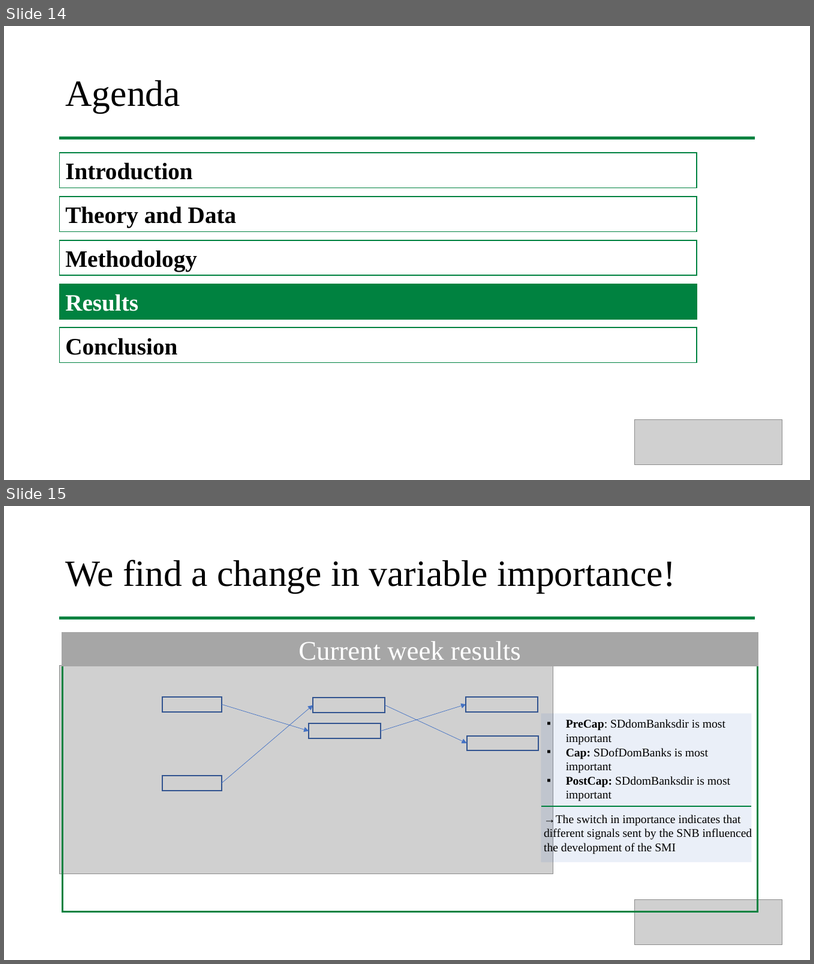
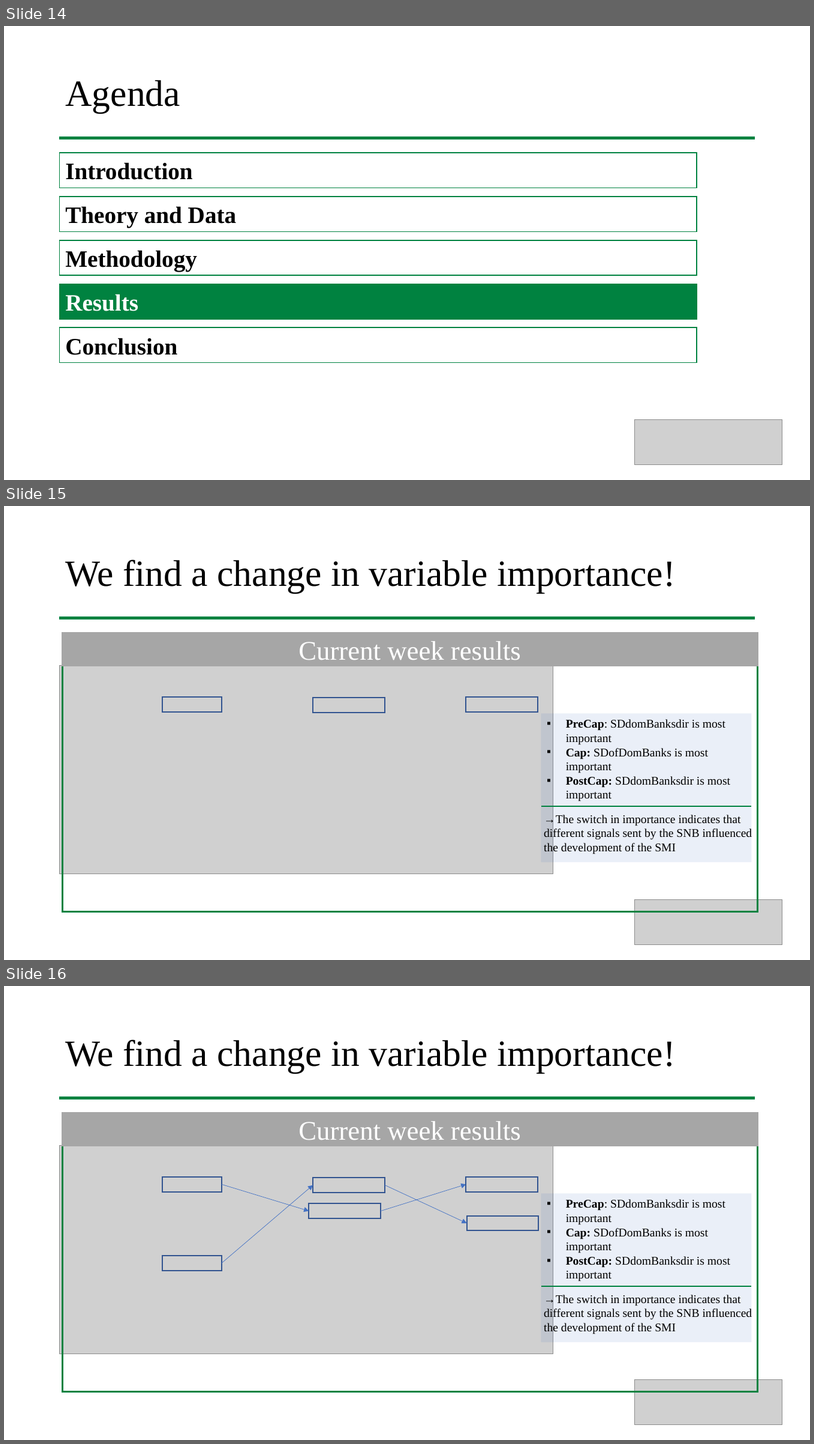
Before and after one commit to larsphilipp/ResSem19, a slide deck: Plots/Presentation_Stauffenegger_Woessner.pptx. Shown one above the other, each under a label of ours: slides 14 and 15 before the commit, slides 14, 15 and 16 after it. The pictures are 814x964 and 814x1444 pixels, drawn with LibreOffice and Linux fonts; fonts in the diff are those of the drawing; grey boxes stand for pictures. Boxes give left, top, right and bottom in pixels: in the first picture for what was removed or moved away, otherwise in the second. Text is boxed around its words. In the diff, an @@ line names an element or a change of style, - is before the commit and + after.

```diff
--- a/Plots/Presentation_Stauffenegger_Woessner.pptx
+++ b/Plots/Presentation_Stauffenegger_Woessner.pptx
@@ slide 15 added at (x1=4, y1=506, x2=810, y2=960), background #FFFFFF @@
@@ title added at (x1=65, y1=559, x2=675, y2=592), 44 pt, text #000000 @@
+We find a change in variable importance!
@@ line added from (60, 618) to (755, 618), #008240 3.5 pt @@
@@ rectangle added at (x1=63, y1=633, x2=758, y2=665), fill #A6A6A6, outline #A6A6A6 2 pt, 32 pt, text #FFFFFF @@
+Current week results
@@ picture added at (x1=60, y1=665, x2=554, y2=873) @@
@@ rectangle added at (x1=63, y1=665, x2=758, y2=912), outline #008240 2 pt @@
@@ rectangle added at (x1=162, y1=697, x2=222, y2=712), outline #325491 1.5 pt @@
@@ rectangle added at (x1=313, y1=698, x2=385, y2=713), outline #325491 1.5 pt @@
@@ rectangle added at (x1=466, y1=697, x2=538, y2=712), outline #325491 1.5 pt @@
@@ rectangle added at (x1=541, y1=714, x2=752, y2=862), fill #4472C4 at 11% opacity, 14 pt, text #000000 @@
+▪ PreCap: SDdomBanksdir is most important
+▪ Cap: SDofDomBanks is most important
+▪ PostCap: SDdomBanksdir is most important
@@ line added from (542, 806) to (752, 806), #008240 1.5 pt @@
@@ text added at (x1=544, y1=814, x2=753, y2=854), 14 pt, text #000000 @@
+→The switch in importance indicates that different signals sent by the SNB influenced the development of the SMI
@@ picture added at (x1=635, y1=899, x2=783, y2=945) @@
@@ what was slide 15 is now slide 16 @@
```
Also in this commit, not shown: 5 slides changed.
